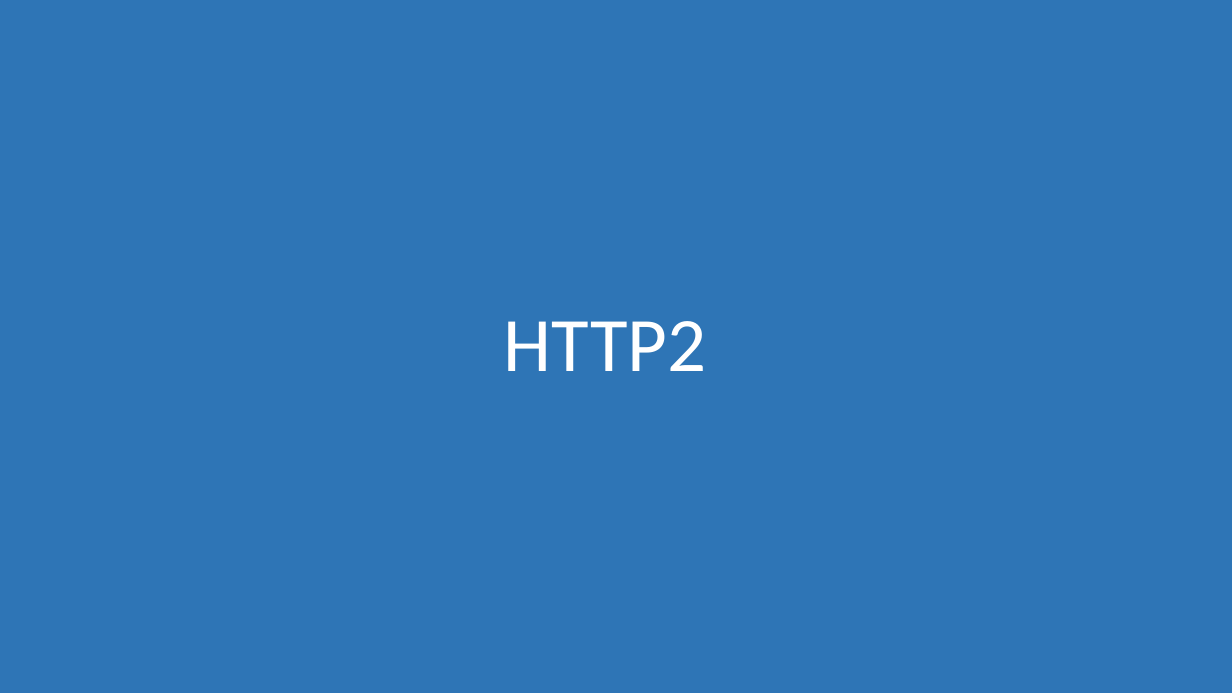
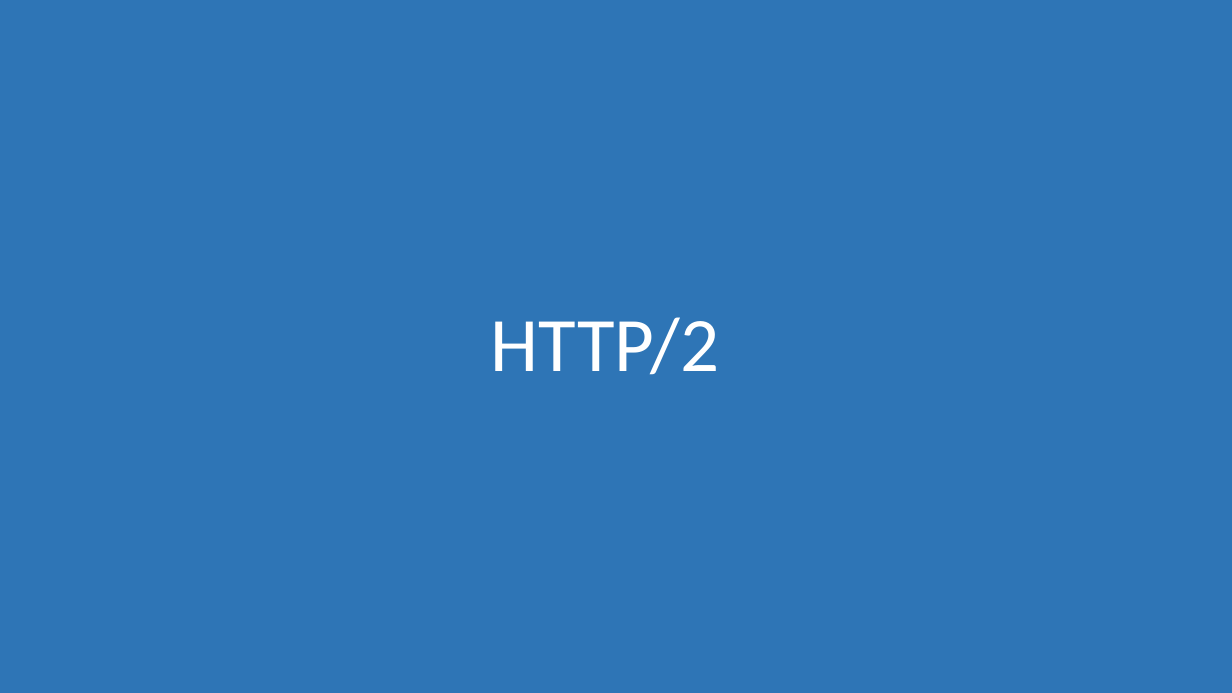
Before and after one commit to morkkis/PWD, a slide deck: slide 8 of presentations/chapter-7/Practical Web Dev.pptx. Drawn at 1232x693 pixels with LibreOffice and Linux fonts; fonts in the diff are those of the drawing. Boxes give left, top, right and bottom in pixels: in the first picture for what was removed or moved away, otherwise in the second. Text is boxed around its words. In the diff, an @@ line names an element or a change of style, - is before the commit and + after.

Commit message:
Add Http2 slide

```diff
--- a/presentations/chapter-7/Practical Web Dev.pptx
+++ b/presentations/chapter-7/Practical Web Dev.pptx
@@ title at (x1=491, y1=317, x2=719, y2=375): text changed @@
-HTTP2
+HTTP/2
```
Also in this commit, not shown: 14 other files.
